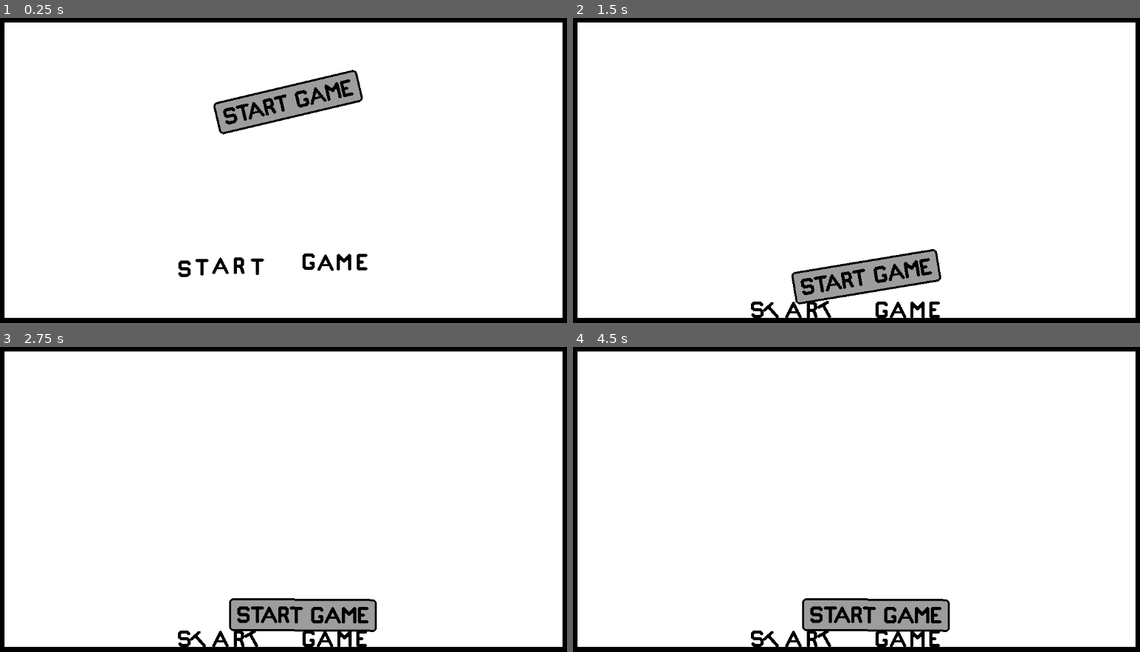
Above: before the commit, frames 1-4 (two rows, left to right).
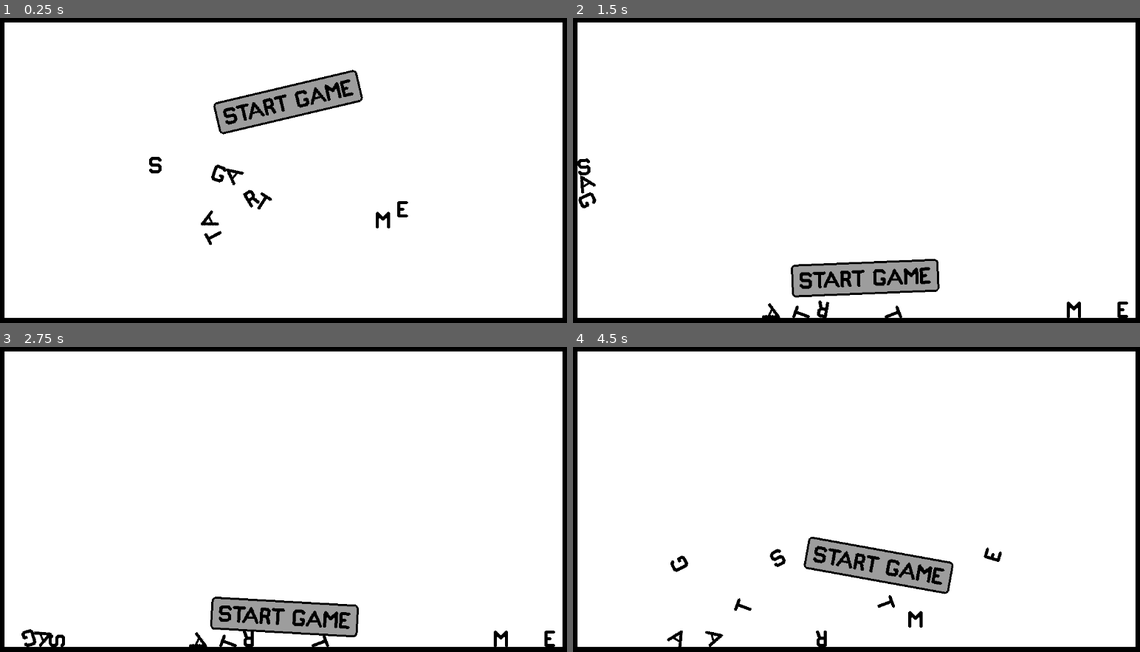
Above: after the commit, the same moments.

Repository: conor-wilson/secret-sapphire
Game: Godot game, scene res://scenes/main.tscn
The game is run twice, just before and just after one commit, with the same random seed, the same clock (stepped at 60 frames per second) and the same inputs.
Inputs (mouse positions are in pixels of both pictures, inside the frame that each line leads up to):
- Up to frame 1 (0.25 s): no input
- Up to frame 2 (1.5 s): move the mouse to (862, 103) at 0.52 s; click (862, 103) at 0.6 s; move the mouse to (737, 188) at 1.27 s; click (737, 188) at 1.35 s
- Up to frame 3 (2.75 s): move the mouse to (340, 429) at 2.02 s; click (340, 429) at 2.1 s
- Up to frame 4 (4.5 s): move the mouse to (828, 566) at 2.77 s; click (828, 566) at 2.85 s; tap Enter at 3.5 s; move the mouse to (1032, 551) at 3.52 s; click (1032, 551) at 3.6 s; tap D (debugbutton, bound only after the commit) at 4.15 s; move the mouse to (680, 450) at 4.27 s; click (680, 450) at 4.35 s

The runs differ from the first frame. In frame 1, 1.3% of the frame differs, in the area x 26-73%, y 45-85%; in frame 2, 3.1%; in frame 3, 3.2%; in frame 4, 6.7%, in the area x 16-76%, y 62-99%.

Commit message:
Added ability to apply random force to the letters

Diff:
--- a/start-game/project.godot
+++ b/start-game/project.godot
@@ -26,6 +26,11 @@
 "events": [Object(InputEventMouseButton,"resource_local_to_scene":false,"resource_name":"","device":-1,"window_id":0,"a …(253 unchanged characters)…
 ]
 }
+debugbutton={
+"deadzone": 0.5,
+"events": [Object(InputEventKey,"resource_local_to_scene":false,"resource_name":"","device":-1,"window_id":0,"alt_pressed":false,"shift_pressed":false,"ctrl_pressed":false,"meta_pressed":false,"pressed":false,"keycode":0,"physical_keycode":68,"key_label":0,"unicode":100,"location":0,"echo":false,"script":null)
+]
+}
 
 [layer_names]
 
--- a/start-game/scenes/letter.gd
+++ b/start-game/scenes/letter.gd
@@ -5,9 +5,10 @@
 # into whether this is the case, and refactor the code accordingly if it is.
 
 enum LetterType {S, T, A, R, G, M, E}
-@export var letter:LetterType = LetterType.S
+@export var letter_type:LetterType = LetterType.S
 
 # All of the letter types
+var letter_body:RigidBody2D
 @onready var s: RigidBody2D = $S
 @onready var t: RigidBody2D = $T
 @onready var a: RigidBody2D = $A
@@ -18,18 +19,21 @@
 
 # Called when the node enters the scene tree for the first time.
 func _ready() -> void:
+	disable_all_letters()
+	set_letter_body()
+	enable_letter(letter_body)
+	apply_random_force()
 
-	disable_all_letters()
-
-	match letter:
-		LetterType.S: enable_letter(s)
-		LetterType.T: enable_letter(t)
-		LetterType.A: enable_letter(a)
-		LetterType.R: enable_letter(r)
-		LetterType.G: enable_letter(g)
-		LetterType.M: enable_letter(m)
-		LetterType.E: enable_letter(e)
-		_: print_debug("unknown letter type: ", letter)
+func set_letter_body():
+	match letter_type:
+		LetterType.S: letter_body = s
+		LetterType.T: letter_body = t
+		LetterType.A: letter_body = a
+		LetterType.R: letter_body = r
+		LetterType.G: letter_body = g
+		LetterType.M: letter_body = m
+		LetterType.E: letter_body = e
+		_: print_debug("unknown letter type: ", letter_type)
 
 # disable_all_letters disables and hides all the types of letters in the node tree.
 func disable_all_letters():
@@ -50,3 +54,12 @@
 func enable_letter(l:RigidBody2D):
 	l.show()
 	l.get_child(1).disabled = false
+
+func apply_random_force():
+	var x_force:float = randf_range(-1000, 1000)
+	var y_force:float = randf_range(-1000, 0)
+	letter_body.apply_impulse(Vector2(x_force,y_force))
+
+func _input(event: InputEvent) -> void:
+	if event.is_action_pressed("debugbutton"):
+		apply_random_force()
--- a/start-game/scenes/main_menu.tscn
+++ b/start-game/scenes/main_menu.tscn
@@ -29,32 +29,32 @@
 
 [node name="T1" parent="Letters" instance=ExtResource("3_1ar5g")]
 position = Vector2(417, 481)
-letter = 1
+letter_type = 1
 
 [node name="A1" parent="Letters" instance=ExtResource("3_1ar5g")]
 position = Vector2(453, 478)
-letter = 2
+letter_type = 2
 
 [node name="R" parent="Letters" instance=ExtResource("3_1ar5g")]
 position = Vector2(489, 478)
-letter = 3
+letter_type = 3
 
 [node name="T2" parent="Letters" instance=ExtResource("3_1ar5g")]
 position = Vector2(525, 480)
-letter = 1
+letter_type = 1
 
 [node name="G" parent="Letters" instance=ExtResource("3_1ar5g")]
 position = Vector2(625, 470)
-letter = 4
+letter_type = 4
 
 [node name="A2" parent="Letters" instance=ExtResource("3_1ar5g")]
 position = Vector2(658, 472)
-letter = 2
+letter_type = 2
 
 [node name="M" parent="Letters" instance=ExtResource("3_1ar5g")]
 position = Vector2(694, 471)
-letter = 5
+letter_type = 5
 
 [node name="E" parent="Letters" instance=ExtResource("3_1ar5g")]
 position = Vector2(729, 471)
-letter = 6
+letter_type = 6
